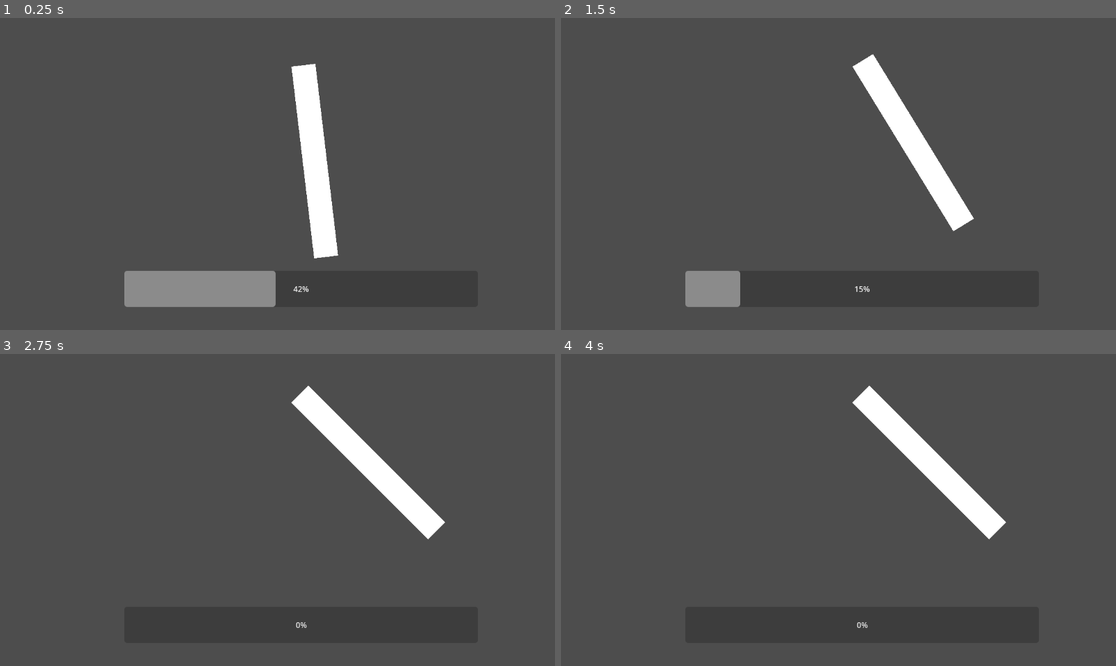
Above: before the commit, frames 1-4 (two rows, left to right).
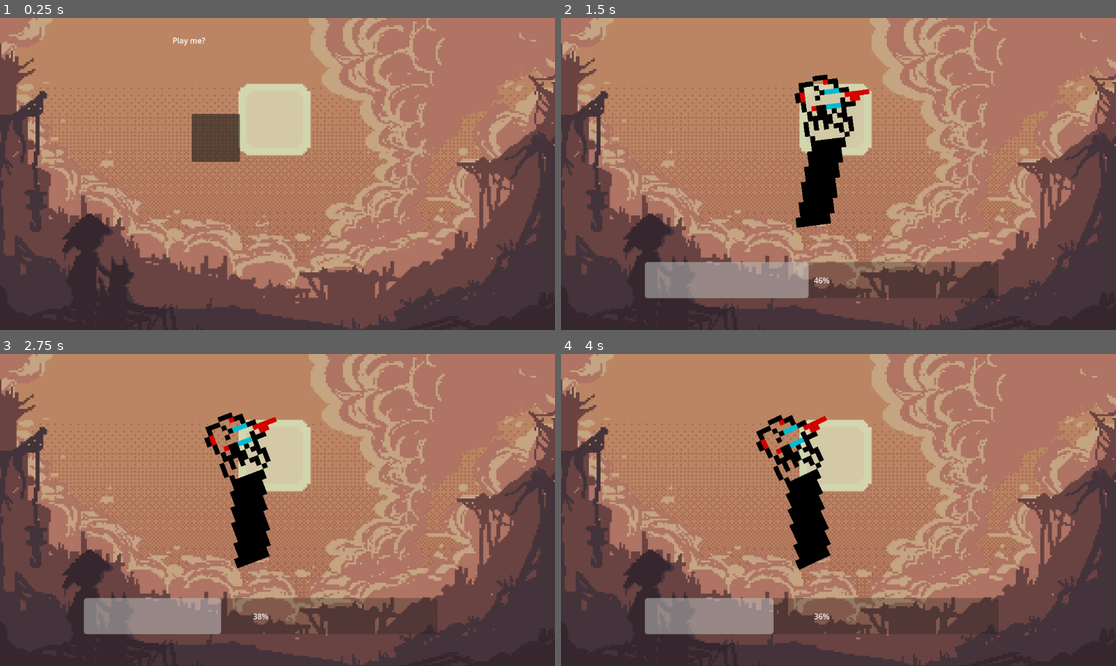
Above: after the commit, the same moments.

Repository: jonagull/bob-games
Game: Godot game, scene res://game.tscn
Two runs of this game, one before a commit and one after it. Both use one fixed random seed, a clock stepped at 60 frames per second and the inputs below.
Inputs (mouse positions are in pixels of both pictures, inside the frame that each line leads up to):
- Up to frame 1 (0.25 s): no input
- Up to frame 2 (1.5 s): click (777, 136) at 0.52 s; tap Enter at 1.25, 1.35 s; move the mouse to (960, 158) at 1.27 s; click (960, 158) at 1.42 s
- Up to frame 3 (2.75 s): move the mouse to (166, 525) at 2.02 s; tap F at 2.1 s; click (166, 525) at 2.17 s
- Up to frame 4 (4 s): move the mouse to (894, 441) at 2.77 s; tap Enter at 2.85 s; click (894, 441) at 2.92 s; move the mouse to (810, 572) at 3.52 s; tap F at 3.6 s; click (810, 572) at 3.67 s

The runs differ from the first frame. In frame 1, 98% of the frame differs, in the area x 0-100%, y 0-100%; in frame 2, 95%; in frame 3, 96%; in frame 4, 96%.

Commit message:
added pixel background, fixed arm

Diff:
--- a/game.gd
+++ b/game.gd
@@ -1,30 +1,43 @@
 extends Node2D
 
 @onready var progress_bar = $ProgressBar
-@onready var zombie_arm = $ZombieArm
-@onready var replay_button = $ReplayButton  # Adjust the path if needed
+@onready var zombie_arm = $ZombieArm2
+@onready var replay_button = $ReplayButton
+@onready var start_button = $StartButton  # Adjust path if needed
+@onready var start_label = $StartLabel    # Adjust path if needed
+@onready var replay_label = $ReplayLabel    # Adjust path if needed
+@onready var loss_label = $LossLabel    # Adjust path if needed
 
-var progress = 50
+var progress = 50  # Start at 50 so arm is upright
 var increment = 5
 var max_progress = 100
-var decrease_rate = 30
+var decrease_rate = 10
 var game_won = false
+var game_started = false  # Track if the game has started
 
 func _ready():
 	progress_bar.value = progress
+	progress_bar.visible = false  # Hide progress bar initially
+	zombie_arm.global_rotation_degrees = -90
+	zombie_arm.visible = false     # Hide the zombie arm initially
 	replay_button.visible = false  # Hide the replay button initially
+	replay_label.visible = false
+	loss_label.visible = false
+	start_button.connect("pressed", Callable(self, "_on_start_button_pressed"))
 	replay_button.connect("pressed", Callable(self, "_on_replay_button_pressed"))
+	start_label.visible = true     # Show the start label
 
 func _input(event):
-	if event is InputEventMouseButton and event.pressed:
+	if game_started and event is InputEventMouseButton and event.pressed:
 		increase_progress()
 
 func _process(delta):
-	if not game_won:
+	if game_started and not game_won:
 		decrease_progress(delta)
 
 	# Update the zombie arm tilt based on progress
-	update_arm_tilt()
+	if game_started:
+		update_arm_tilt()
 
 func increase_progress():
 	progress += increment
@@ -43,26 +56,44 @@
 		on_loss()
 
 func update_arm_tilt():
-	var tilt_angle = lerp(-45, 45, float(progress) / max_progress)
-	zombie_arm.rotation_degrees = tilt_angle
+	# Adjust the tilt range from -180 (west, losing) to 0 (upright) as progress changes
+	var tilt_angle = lerp(-180, 0, float(progress) / max_progress)
+	zombie_arm.global_rotation_degrees = tilt_angle
 
 func on_victory():
 	game_won = true
 	print("You win!")
-	replay_button.visible = true  # Show the replay button
-
+	replay_button.visible = true
+	replay_label.visible = true
 
 func on_loss():
 	if not game_won:
 		print("You lose!")
+		replay_button.visible = true
+		loss_label.visible = true
+
+
+func _on_start_button_pressed():
+	# Start the game and hide the start button and label
+	start_button.visible = false
+	start_label.visible = false
+	progress_bar.visible = true  # Show progress bar
+	zombie_arm.visible = true    # Show zombie arm
+	game_started = true
 
 func _on_replay_button_pressed():
 	reset_game()
 
 func reset_game():
 	# Reset game state
-	progress = 0
+	progress = 50  # Reset to halfway so the arm starts upright
 	progress_bar.value = progress
 	game_won = false
-	replay_button.visible = false  # Hide the replay button
+	game_started = false  # Stop the game from running
+	replay_button.visible = false
+	start_button.visible = true
+	start_label.visible = true
+	progress_bar.visible = false
+	replay_label.visible = false
+	zombie_arm.visible = false
 	print("Game reset.")
--- a/game.tscn
+++ b/game.tscn
@@ -1,34 +1,71 @@
-[gd_scene load_steps=2 format=3 uid="uid://djj47essd72y7"]
+[gd_scene load_steps=4 format=3 uid="uid://djj47essd72y7"]
 
 [ext_resource type="Script" path="res://game.gd" id="1_otmi0"]
+[ext_resource type="Texture2D" uid="uid://igt4yp5awr0s" path="res://zombarm.png" id="2_635rt"]
+[ext_resource type="Texture2D" uid="uid://kvy6i7xax2pq" path="res://background_dystopian.webp" id="2_qw7b5"]
 
 [node name="Game" type="Node2D"]
+position = Vector2(354, 197)
 script = ExtResource("1_otmi0")
 
+[node name="BackgroundDystopian" type="Sprite2D" parent="."]
+position = Vector2(208, 179)
+scale = Vector2(0.562381, 0.542857)
+texture = ExtResource("2_qw7b5")
+
 [node name="ZombieArm" type="ColorRect" parent="."]
-offset_left = 605.0
-offset_top = 101.0
-offset_right = 655.0
-offset_bottom = 502.0
+visible = false
+offset_left = 296.078
+offset_top = -127.451
+offset_right = 346.078
+offset_bottom = 273.549
 metadata/_edit_use_anchors_ = true
 
-[node name="TextureProgressBar" type="TextureProgressBar" parent="."]
-visible = false
-custom_minimum_size = Vector2(200, 5)
-offset_left = 338.0
-offset_top = 397.0
-offset_right = 378.0
-offset_bottom = 437.0
-
 [node name="ProgressBar" type="ProgressBar" parent="."]
-offset_left = 258.0
-offset_top = 525.0
-offset_right = 992.0
-offset_bottom = 600.0
+offset_left = -180.392
+offset_top = 310.275
+offset_right = 553.608
+offset_bottom = 385.275
+metadata/_edit_use_anchors_ = true
 
 [node name="ReplayButton" type="Button" parent="."]
-offset_left = 483.0
-offset_top = 400.0
-offset_right = 583.0
-offset_bottom = 500.0
+offset_left = 44.6078
+offset_top = 185.275
+offset_right = 144.608
+offset_bottom = 285.275
 metadata/_edit_use_anchors_ = true
+
+[node name="ZombieArm2" type="Sprite2D" parent="."]
+position = Vector2(178, 228)
+rotation = -1.5708
+scale = Vector2(0.27, 0.27)
+texture = ExtResource("2_635rt")
+offset = Vector2(588.83, 65.662)
+
+[node name="StartButton" type="Button" parent="."]
+offset_left = 44.0
+offset_top = 2.0
+offset_right = 144.0
+offset_bottom = 102.0
+metadata/_edit_use_anchors_ = true
+
+[node name="StartLabel" type="Label" parent="."]
+offset_left = 4.0
+offset_top = -162.0
+offset_right = 364.0
+offset_bottom = -49.0
+text = "Play me?"
+
+[node name="ReplayLabel" type="Label" parent="."]
+offset_left = -4.0
+offset_top = -109.0
+offset_right = 356.0
+offset_bottom = 4.0
+text = "Start over?"
+
+[node name="LossLabel" type="Label" parent="."]
+offset_left = 310.0
+offset_top = -117.0
+offset_right = 670.0
+offset_bottom = -4.0
+text = "AHAHAHAHA"
Binary file added: background_dystopian.webp
Not shown, added: background_dystopian.webp.import
Binary file added: zombarm.png
Not shown, added: zombarm.png.import
